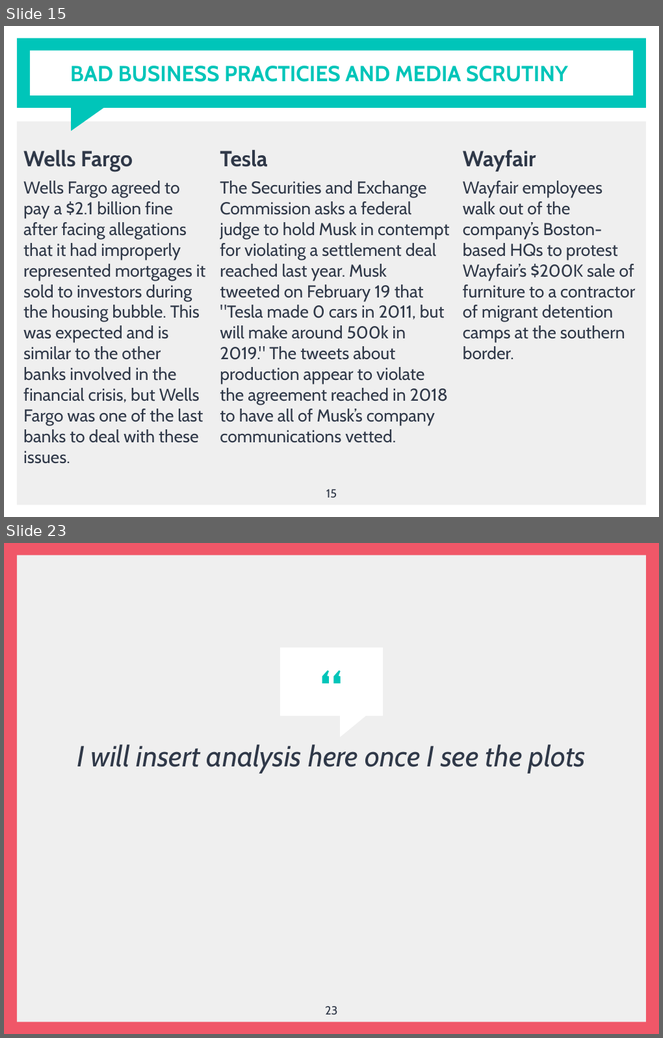
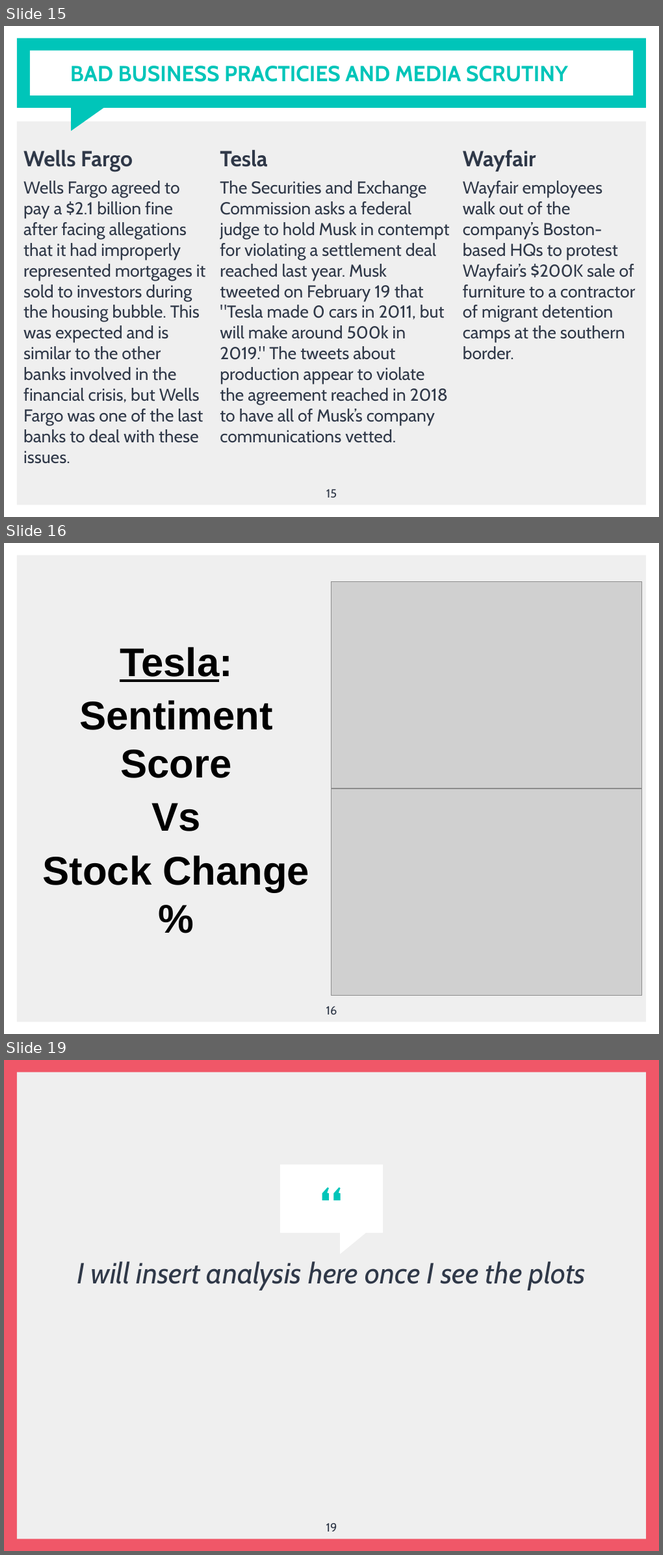
Before and after one commit to jsialcalde/news_project, a slide deck: News Project Presentation.pptx. Shown one above the other, each under a label of ours: slides 15 and 23 before the commit, slides 15, 16 and 19 after it; the slides between them are not shown. The pictures are 663x1038 and 663x1555 pixels, drawn with LibreOffice and Linux fonts; fonts in the diff are those of the drawing; grey boxes stand for pictures. Boxes give left, top, right and bottom in pixels: in the first picture for what was removed or moved away, otherwise in the second. Text is boxed around its words. In the diff, an @@ line names an element or a change of style, - is before the commit and + after.

```diff
--- a/News Project Presentation.pptx
+++ b/News Project Presentation.pptx
@@ slide 16 added at box(4, 543, 659, 1034), background #FFFFFF; not listed: 1 template element that a slide beside it also shows @@
@@ picture added at box(332, 581, 642, 789) @@
@@ text added at box(43, 647, 310, 892), 44 pt, text #000000, bold @@
+Tesla:
+Sentiment Score
+Vs
+Stock Change %
@@ picture added at box(332, 789, 642, 996) @@
@@ page number added at box(326, 1006, 337, 1015), 13 pt, text #2F3848 @@
+16
@@ what was slide 23 is now slide 19 @@
@@ page number at box(326, 1523, 337, 1532): text changed @@
-23
+19
```
Also in this commit, not shown: 2 other slides added, 7 slides removed.
